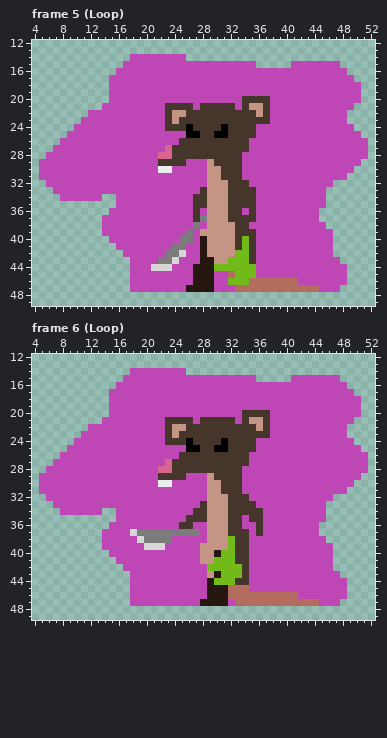
Pixel-art file: Assets/Characters/MOBS/Castle Rat.aseprite. This is how it looked before the edit.
64x64 pixels, 10 frames. Shown: frame 5 (Loop): x 4..52, y 12..49; frame 6 (Loop): x 4..52, y 12..49. The commit also changed other frames, which this record leaves out.
After:
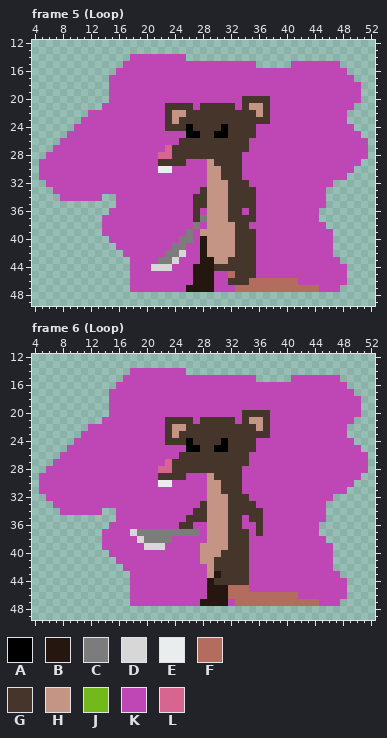
Palette (. is transparent): A #000000  B #251710  C #7c7c7c  D #d7d7d7  E #eaeded  F #b26d5e  G #46352b  H #c49584  J #71ba1a  K #be46b5  L #d6658f
Changes in this commit:
--- frame 5 (Loop), layer "Left Leg"
@@ x 28..37 @@
 39 HHHHHGGGKK
-40 BHHHHGJGKK
-41 BHHHHGJGKK
-42 BHHHHJJGKK
-43 BBHHJJJGKK
-44 BBJJJJJJKK
-45 BBKKFJJJKK
-46 BBKKJJJFFF
+40 BHHHHGGGKK
+41 BHHHHGGGKK
+42 BHHHHGGGKK
+43 BBHHGGGGKK
+44 BBGGGGGGKK
+45 BBKKFGGGKK
+46 BBKKGGGFFF
 47 BBKKKFFFFF
--- frame 6 (Loop), layer "Left Leg"
@@ x 27..35 @@
 37 CKHHHGGGK
-38 KKHHHJGGK
-39 KHHHHJGGK
-40 KHHBJJGGK
-41 KHHJJJGGK
-42 KKJJJJJGK
-43 KKHBJJJGK
-44 KKBJJJGGK
+38 KKHHHGGGK
+39 KHHHHGGGK
+40 KHHHGGGGK
+41 KHHGGGGGK
+42 KKHGGGGGK
+43 KKHBGGGGK
+44 KKBGGGGGK
 45 KKBBBFFFK
Where, in picture pixels (left, top, right, bottom), the same in both pictures:
changed: (214, 236, 256, 285)
changed: (207, 536, 242, 585)
